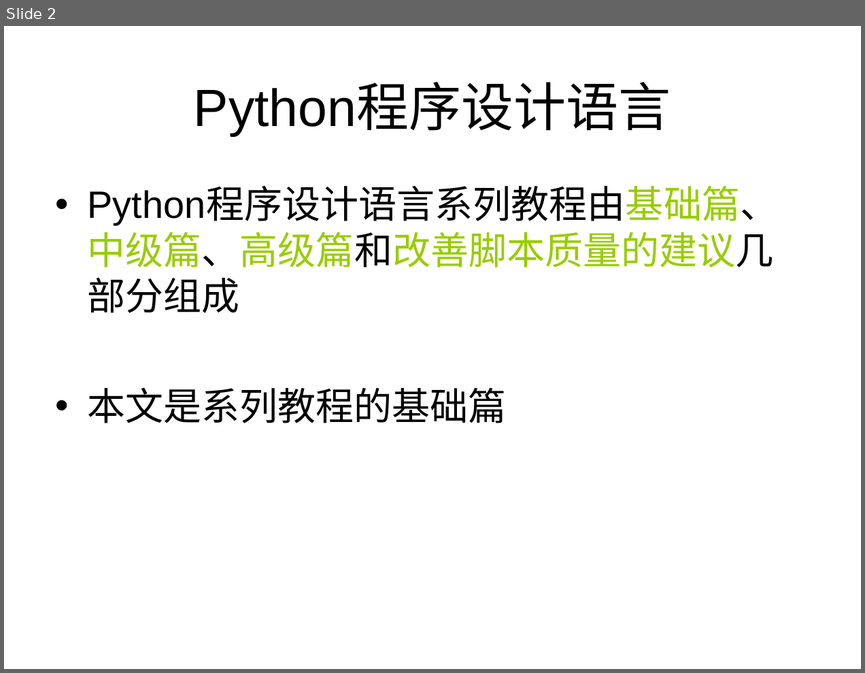
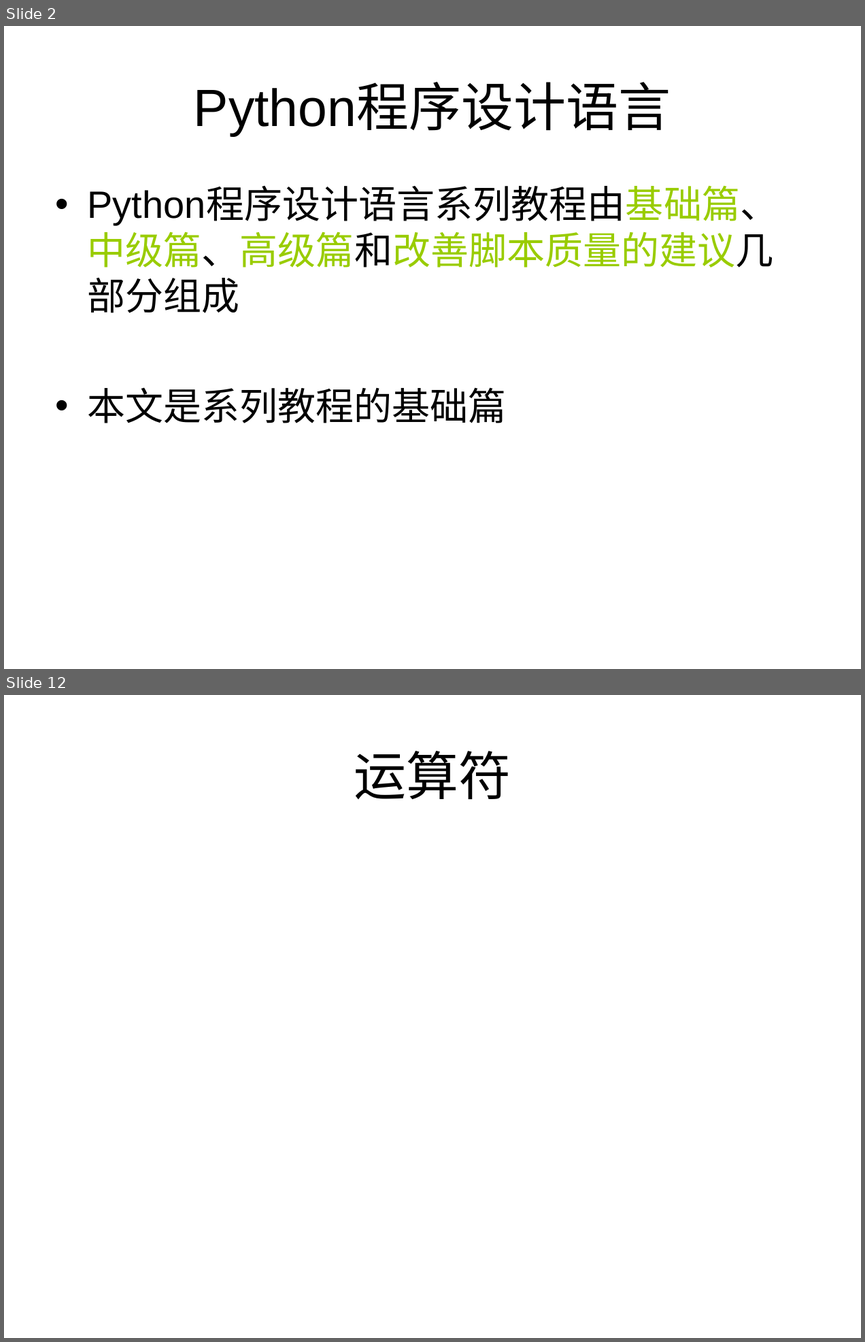
Before and after one commit to fengms83/code, a slide deck: python/doc/Python程序设计语言——基础篇.ppt. Shown one above the other, each under a label of ours: slide 2 before the commit, slides 2 and 12 after it; the slides between them are not shown. The pictures are 865x673 and 865x1342 pixels, drawn with LibreOffice and Linux fonts; fonts in the diff are those of the drawing. Boxes give left, top, right and bottom in pixels: in the first picture for what was removed or moved away, otherwise in the second. Text is boxed around its words. In the diff, an @@ line names an element or a change of style, - is before the commit and + after.

```diff
--- a/python/doc/Python程序设计语言——基础篇.ppt
+++ b/python/doc/Python程序设计语言——基础篇.ppt
@@ slide 12 added at [4,695,861,1338], background #FFFFFF @@
@@ title added at [354,751,511,799], 44 pt, text #000000 @@
+运算符
```
Also in this commit, not shown: 1 slide changed, 27 other slides added, 1 slide removed.
